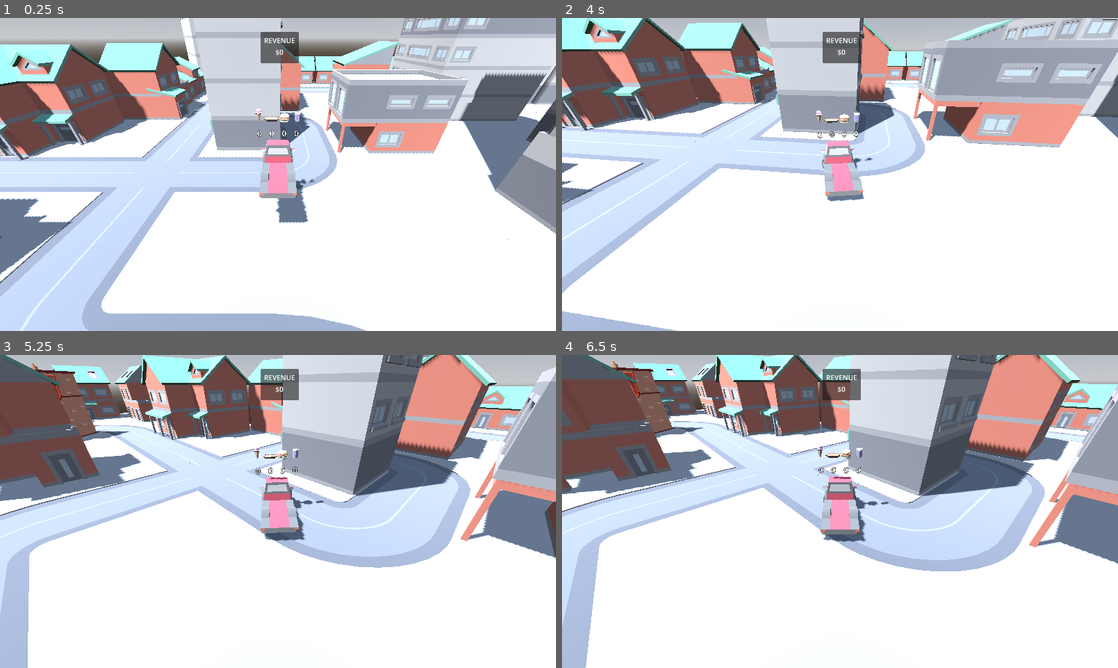
Above: before the commit, frames 1-4 (two rows, left to right).
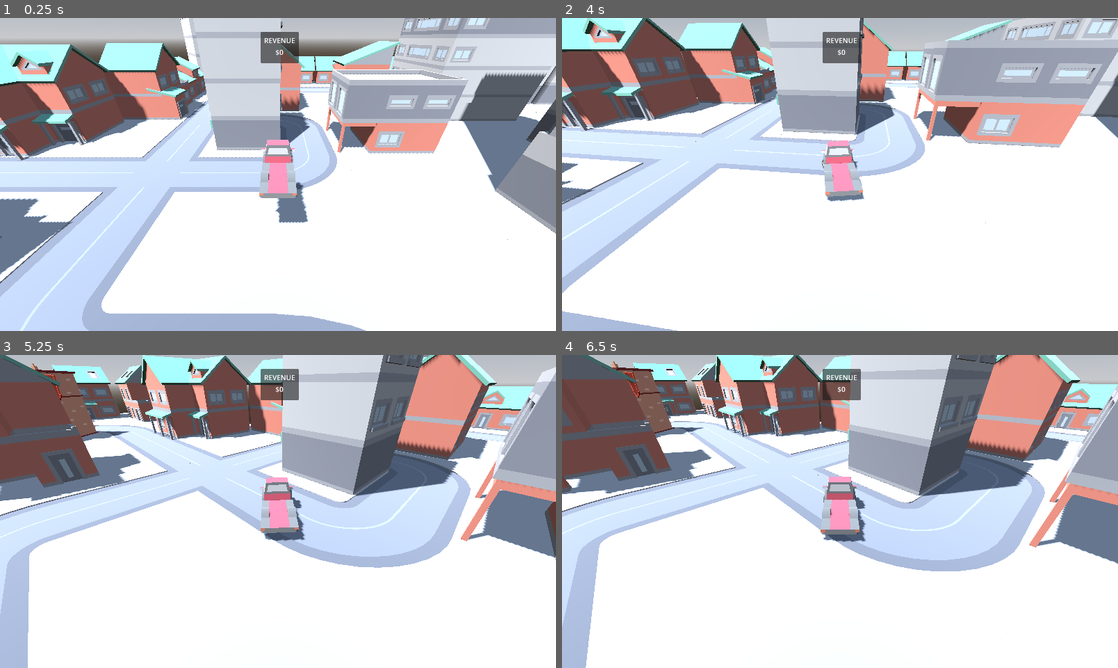
Above: after the commit, the same moments.

Repository: stesim/ld53-delivery
Game: Godot game, scene res://game_world.tscn
Two runs of this game, one before a commit and one after it. Both use one fixed random seed, a clock stepped at 60 frames per second and the inputs below.
Inputs:
- Up to frame 1 (0.25 s): no input
- Up to frame 2 (4 s): tap Enter (ui_accept) at 0.5, 0.77, 1.52, 3.02, 3.77 s; hold D (steer_right) 0.53-1.28 s; tap 1 (transfer_item_1) at 0.6, 3.6 s; hold Space (brake) 1.28-2.03 s; tap 2 (transfer_item_2) at 1.35 s; hold D (steer_right) 2.03-2.78 s; tap 3 (transfer_item_3) at 2.1 s; hold W (accelerate) 2.78-3.53 s; tap 4 (transfer_item_4) at 2.85 s; hold A (steer_left) from 3.53 s (still down)
- Up to frame 3 (5.25 s): tap 2 (transfer_item_2) at 4.35 s; tap Enter (ui_accept) at 4.52 s; release A (steer_left) at 5.03 s; hold Space (brake) from 5.03 s (still down); tap 3 (transfer_item_3) at 5.1 s
- Up to frame 4 (6.5 s): release Space (brake) at 5.78 s; hold D (steer_right) from 5.78 s (still down); tap 4 (transfer_item_4) at 5.85 s; tap Enter (ui_accept) at 6.02 s

The runs differ from the first frame. In frame 1, 0.2% of the frame differs, in the area x 45-57%, y 28-54%; in frame 2, 0.2%; in frame 3, 0.2%; in frame 4, 0.2%, in the area x 20-90%, y 22-49%.

Commit message:
changed quantity indicator to use stacks instead of labels

Diff:
--- a/quantity_indicator.gd
+++ b/quantity_indicator.gd
@@ -1,20 +1,23 @@
-extends Label3D
+extends Node3D
 
 
 @export var inventory : Inventory
+@export var spacing := 0.5
 
 
 func _ready() -> void:
-	var item := inventory.item.instantiate()
-	%item_location.add_child(item)
-
-	inventory.changed.connect(_on_inventory_changed)
-	_update()
+	_update_items()
+	inventory.changed.connect(_update_items)
 
 
-func _on_inventory_changed() -> void:
-	_update()
-
-
-func _update() -> void:
-	text = str(inventory.quantity)
+func _update_items() -> void:
+	var child_count := get_child_count()
+	var diff := inventory.quantity - get_child_count()
+	if diff > 0:
+		for i in diff:
+			var item : Node3D = inventory.item.instantiate()
+			item.position.y = (i + child_count) * spacing
+			add_child(item)
+	elif diff < 0:
+		for i in -diff:
+			get_child(child_count + i - 1).queue_free()
--- a/quantity_indicator.tscn
+++ b/quantity_indicator.tscn
@@ -2,12 +2,5 @@
 
 [ext_resource type="Script" path="res://quantity_indicator.gd" id="1_ha504"]
 
-[node name="quantity_indicator" type="Label3D"]
-billboard = 1
-text = "0"
-font_size = 64
+[node name="quantity_indicator" type="Node3D"]
 script = ExtResource("1_ha504")
-
-[node name="item_location" type="Marker3D" parent="."]
-unique_name_in_owner = true
-transform = Transform3D(1, 0, 0, 0, 1, 0, 0, 0, 1, 0, 0.5, 0)
Not shown: 1 places in maps/test_map.tscn that only renumber resources
